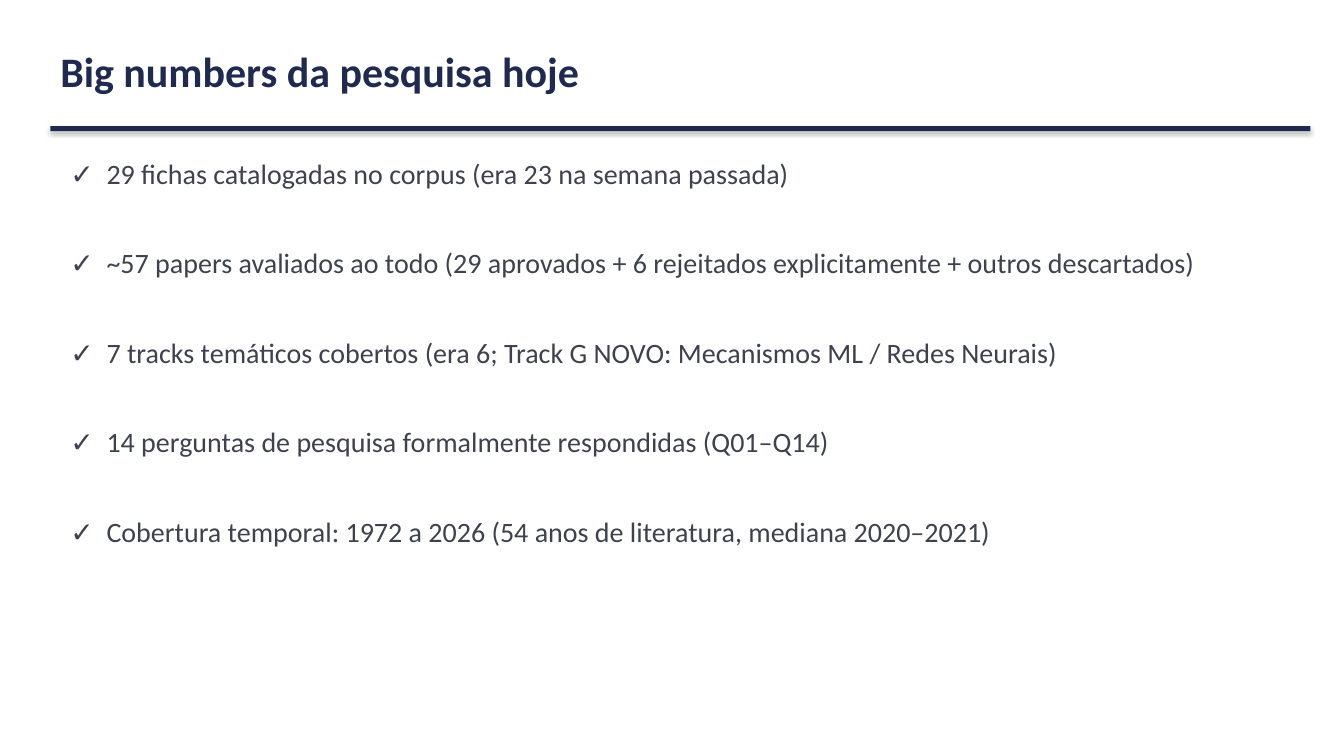
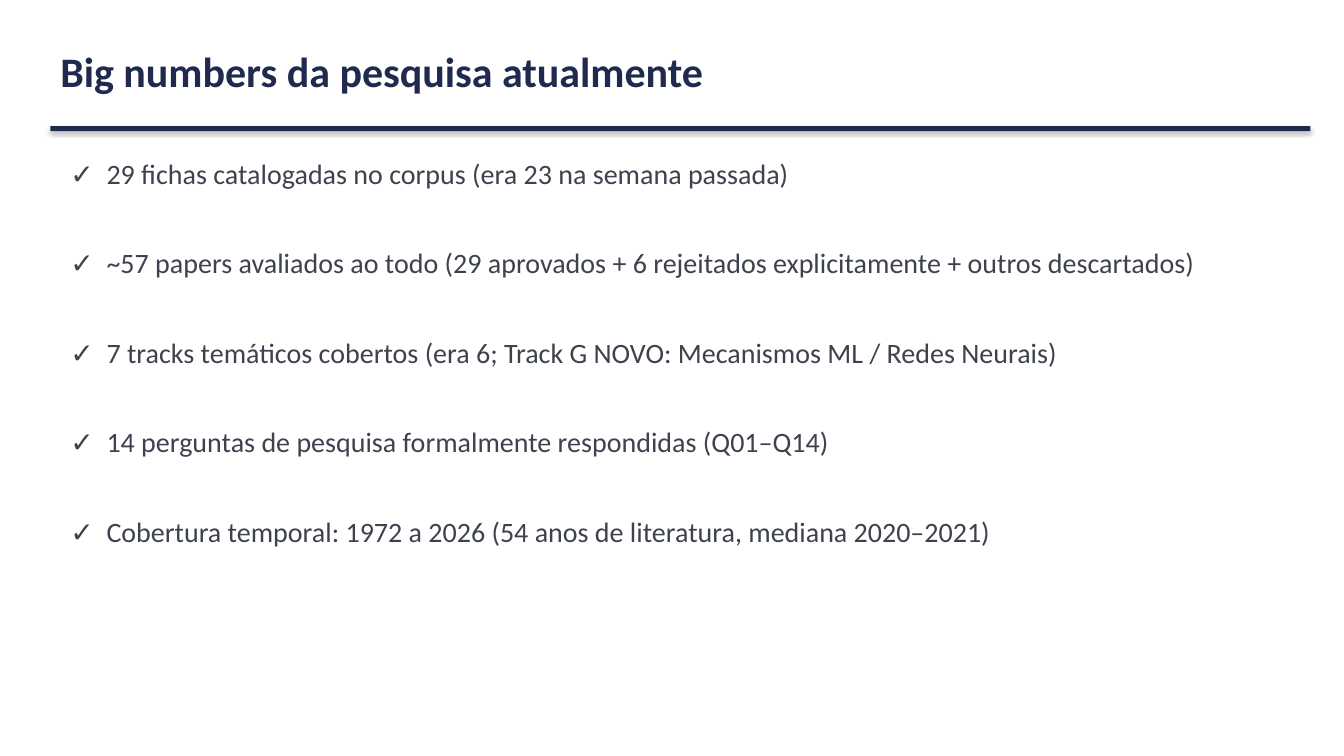
Before and after one commit to marcellozzetti/Facial-Recognition-Models-Mitigating-Bias, a slide deck: slide 12 of docs/ativo/material_reuniao_orientador_v3.2.1.pptx. Drawn at 1344x756 pixels with LibreOffice and Linux fonts; fonts in the diff are those of the drawing. Boxes give left, top, right and bottom in pixels: in the first picture for what was removed or moved away, otherwise in the second. Text is boxed around its words. In the diff, an @@ line names an element or a change of style, - is before the commit and + after.

```diff
--- a/docs/ativo/material_reuniao_orientador_v3.2.1.pptx
+++ b/docs/ativo/material_reuniao_orientador_v3.2.1.pptx
@@ text at <box>60,57,703,94</box>: text changed @@
-Big numbers da pesquisa hoje
+Big numbers da pesquisa atualmente
```
Also in this commit, not shown: 4 other slides changed, 8 slides added, 1 slide removed, 1 other file.
